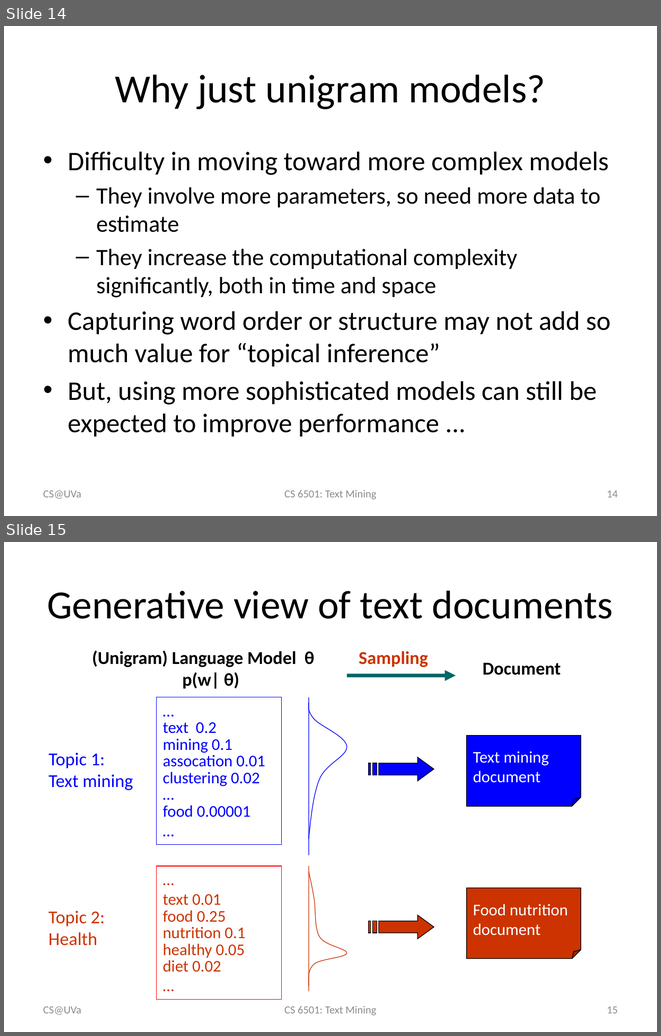
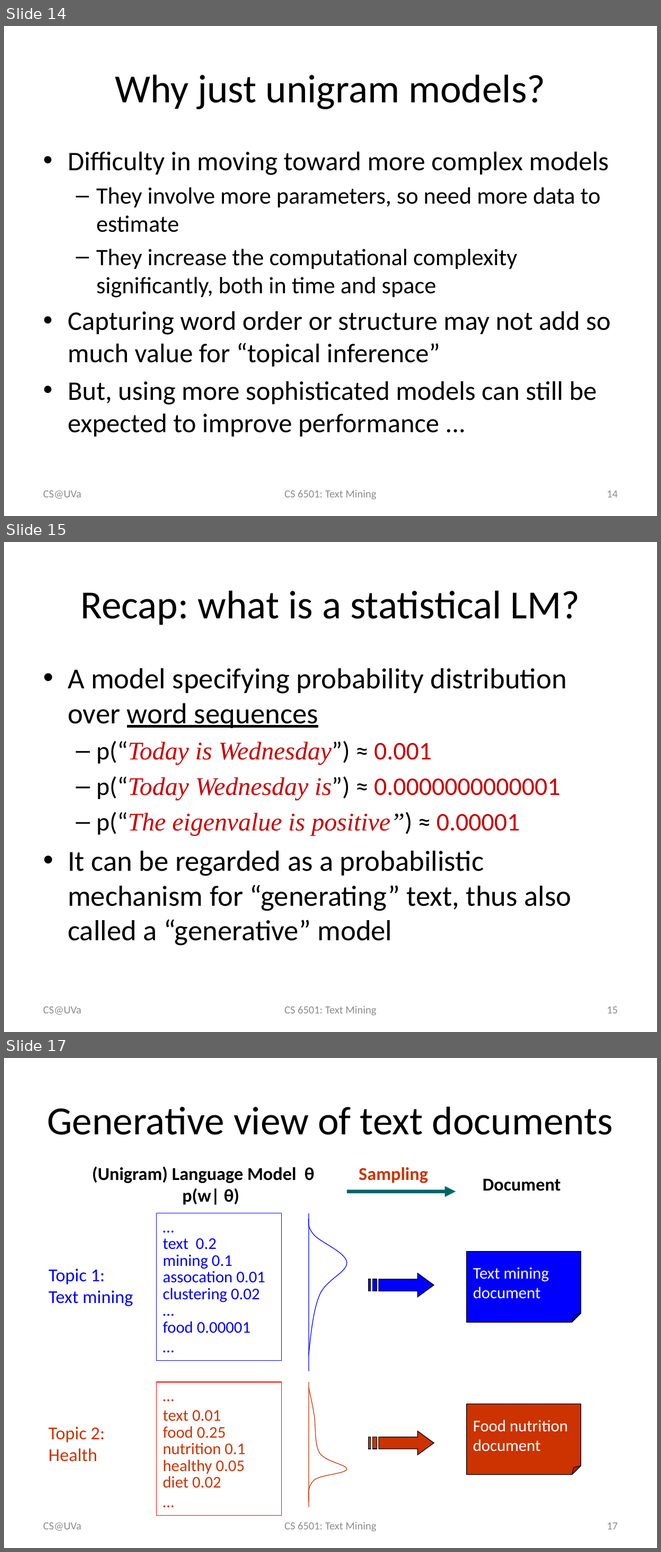
Before and after one commit to wang296/CS6501-Text-Mining, a slide deck: docs/Language Models.pptx. Shown one above the other, each under a label of ours: slides 14 and 15 before the commit, slides 14, 15 and 17 after it; the slides between them are not shown. The pictures are 661x1036 and 661x1552 pixels, drawn with LibreOffice and Linux fonts; fonts in the diff are those of the drawing. Boxes give left, top, right and bottom in pixels: in the first picture for what was removed or moved away, otherwise in the second. Text is boxed around its words. In the diff, an @@ line names an element or a change of style, - is before the commit and + after.

Commit message:
language model update

```diff
--- a/docs/Language Models.pptx
+++ b/docs/Language Models.pptx
@@ slide 15 added at (4,542,657,1032), background #FFFFFF @@
@@ title added at (81,590,580,625), 44 pt, text #000000 @@
+Recap: what is a statistical LM?
@@ text added at (68,668,571,945), 32 pt, text #000000 @@
+• A model specifying probability distribution over word sequences
+  – p(“Today is Wednesday”) ≈ 0.001
+  – p(“Today Wednesday is”) ≈ 0.0000000000001
+  – p(“The eigenvalue is positive”) ≈ 0.00001
+• It can be regarded as a probabilistic mechanism for “generating” text, thus also called a “generative” model
@@ text added at (43,1006,81,1014), 12 pt, text #8C8C8C @@
+CS@UVa
@@ text added at (284,1006,376,1015), 12 pt, text #8C8C8C @@
+CS 6501: Text Mining
@@ page number added at (607,1006,618,1013), 12 pt, text #8C8C8C @@
+15
@@ what was slide 15 is now slide 17 @@
@@ page number at (607,1522,618,1529): text changed @@
-15
+17
```
Also in this commit, not shown: 6 slides changed, 1 other slide added, 2 other files.
